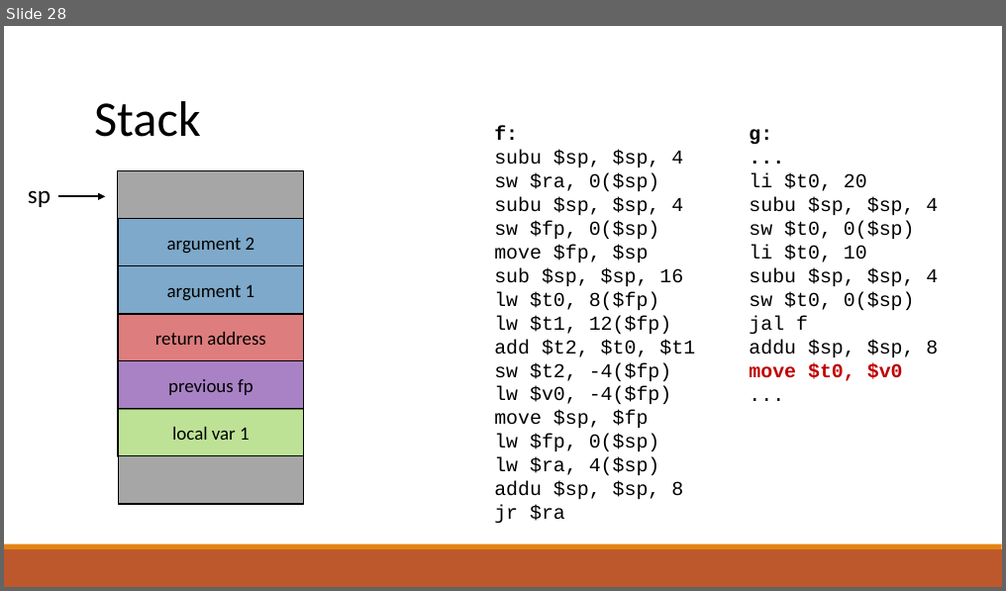
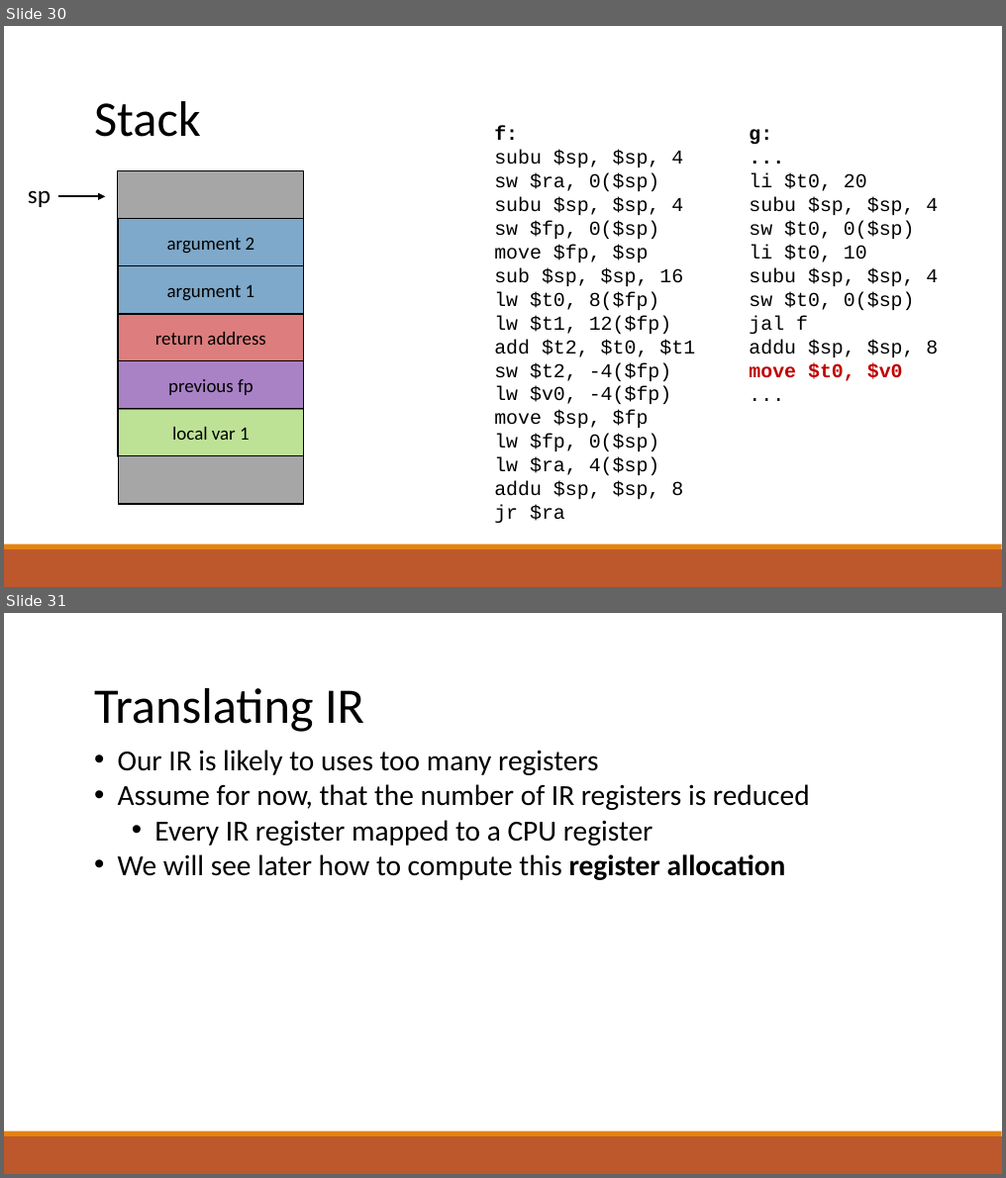
Before and after one commit to raghadzeidan/COMPILATION_TAU_FOR_STUDENTS, a slide deck: new_slides/codegen.pptx. Shown one above the other, each under a label of ours: slide 28 before the commit, slides 30 and 31 after it. The pictures are 1006x591 and 1006x1178 pixels, drawn with LibreOffice and Linux fonts; fonts in the diff are those of the drawing. Boxes give left, top, right and bottom in pixels: in the first picture for what was removed or moved away, otherwise in the second. Text is boxed around its words. In the diff, an @@ line names an element or a change of style, - is before the commit and + after.

```diff
--- a/new_slides/codegen.pptx
+++ b/new_slides/codegen.pptx
@@ slide 31 added at (4, 613, 1002, 1174), background #FFFFFF; not listed: 2 template elements that a slide beside it also shows @@
@@ text added at (94, 688, 364, 732), 48 pt, text #000000 @@
+Translating IR
@@ text added at (118, 750, 810, 880), 28 pt, text #000000 @@
+• Our IR is likely to uses too many registers
+• Assume for now, that the number of IR registers is reduced
+  • Every IR register mapped to a CPU register
+• We will see later how to compute this register allocation
@@ what was slide 28 is now slide 30 @@
```
Also in this commit, not shown: 1 slide changed, 18 other slides added, 3 slides removed, 1 other file.
